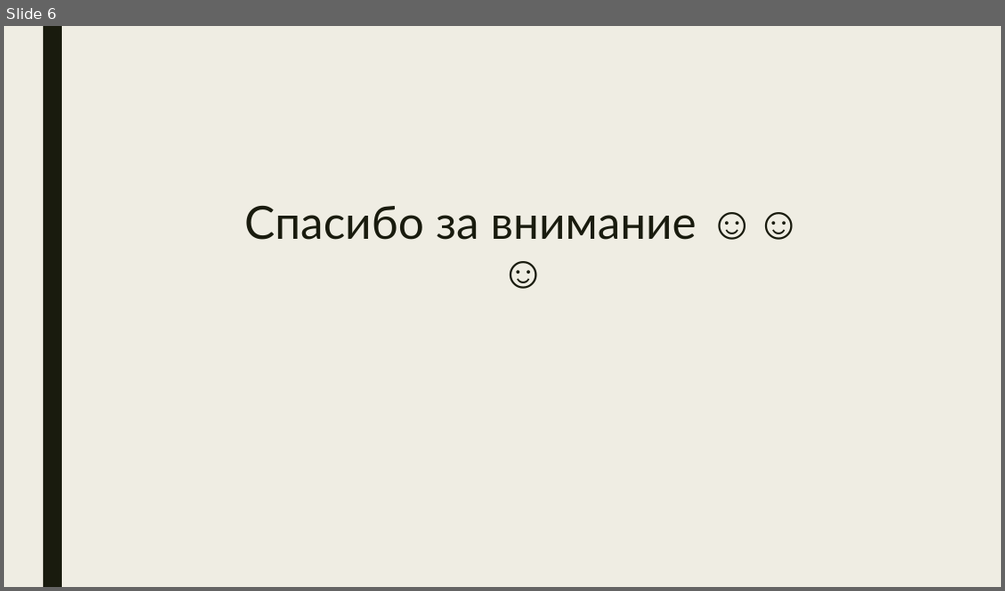
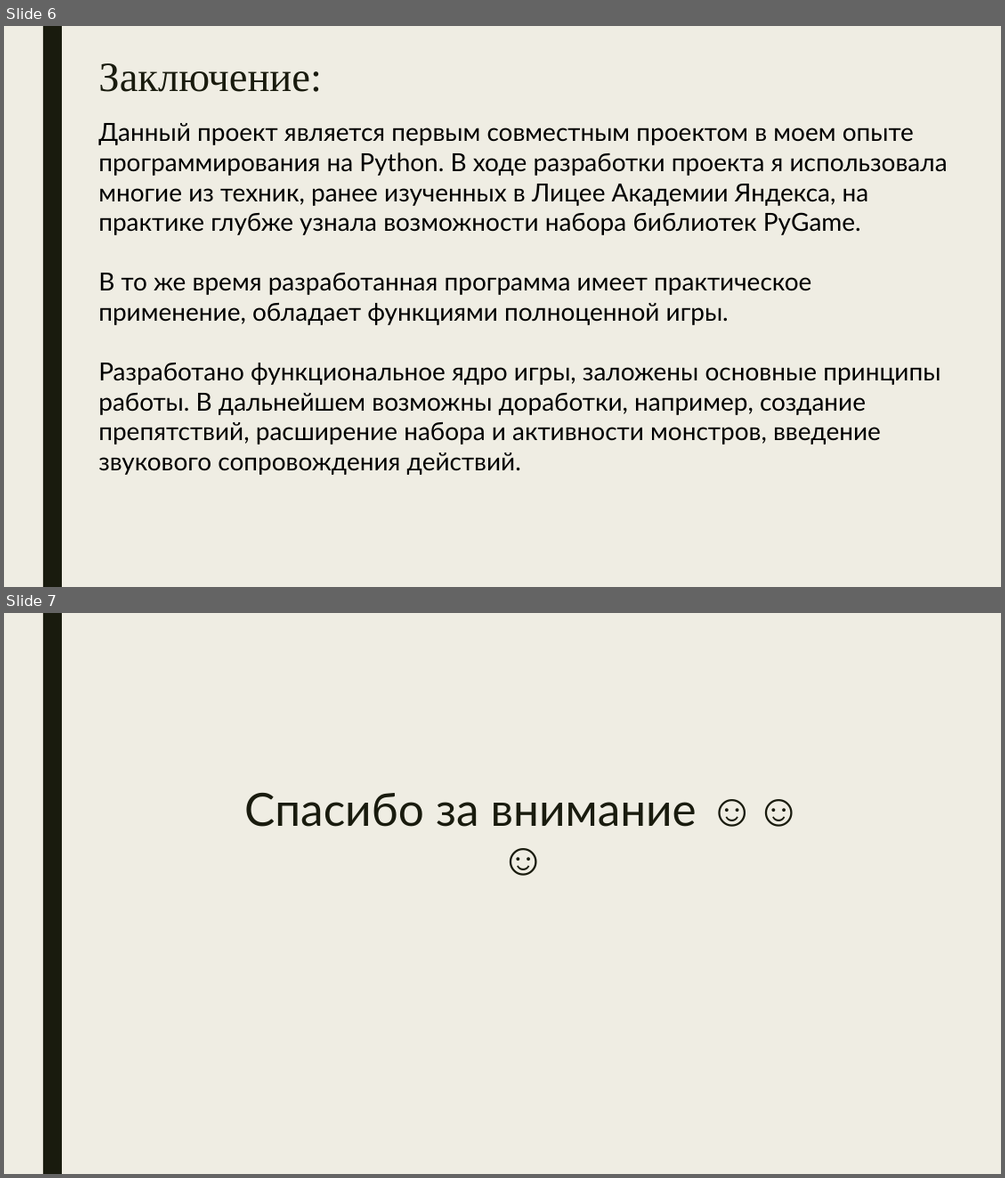
Before and after one commit to delyunchik/pygame, a slide deck: __doc/Winx.pptx. Shown one above the other, each under a label of ours: slide 6 before the commit, slides 6 and 7 after it. The pictures are 1005x591 and 1005x1178 pixels, drawn with LibreOffice and Linux fonts; fonts in the diff are those of the drawing. Boxes give left, top, right and bottom in pixels: in the first picture for what was removed or moved away, otherwise in the second. Text is boxed around its words. In the diff, an @@ line names an element or a change of style, - is before the commit and + after.

```diff
--- a/__doc/Winx.pptx
+++ b/__doc/Winx.pptx
@@ slide 6 added at <box>4,26,1001,587</box>, background #EFEDE3; not listed: 1 template element that a slide beside it also shows @@
@@ title added at <box>98,63,322,92</box>, 40 pt, text #191B0E @@
+Заключение:
@@ text added at <box>98,123,947,475</box>, 24 pt, text #000000 @@
+Данный проект является первым совместным проектом в моем опыте программирования на Python. В ходе разработки проекта я использовала многие из техник, ранее изученных в Лицее Академии Яндекса, на практике глубже узнала возможности набора библиотек PyGame.
+В то же время разработанная программа имеет практическое применение, обладает функциями полноценной игры.
+Разработано функциональное ядро игры, заложены основные принципы работы. В дальнейшем возможны доработки, например, создание препятствий, расширение набора и активности монстров, введение звукового сопровождения действий.
@@ what was slide 6 is now slide 7 @@
```
Also in this commit, not shown: 4 slides changed, 1 other slide added, 1 slide removed, 1 other file.
